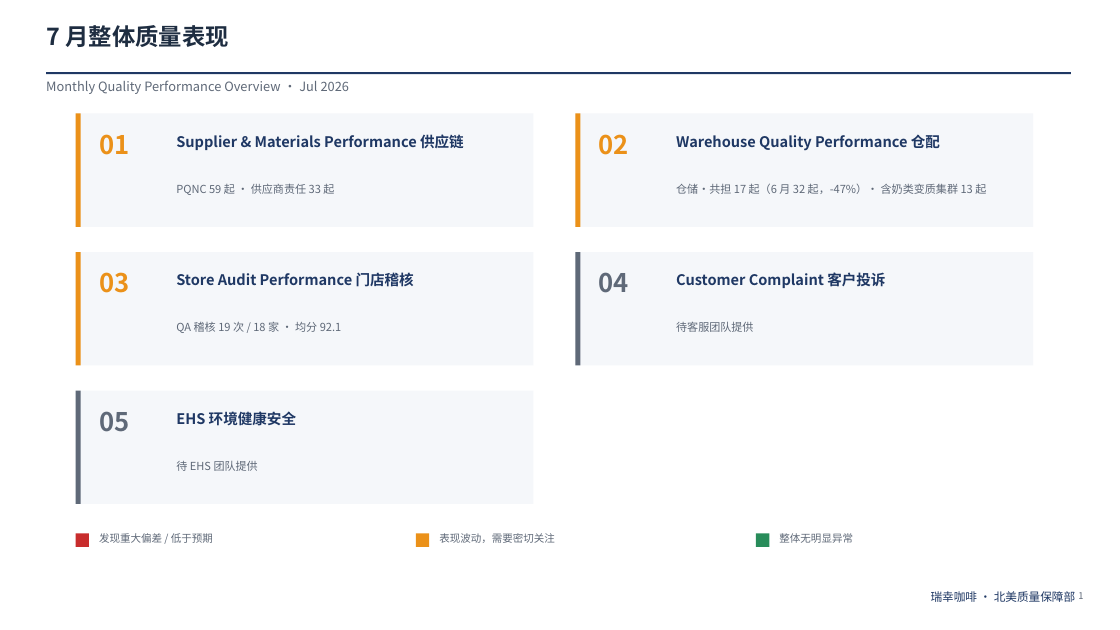
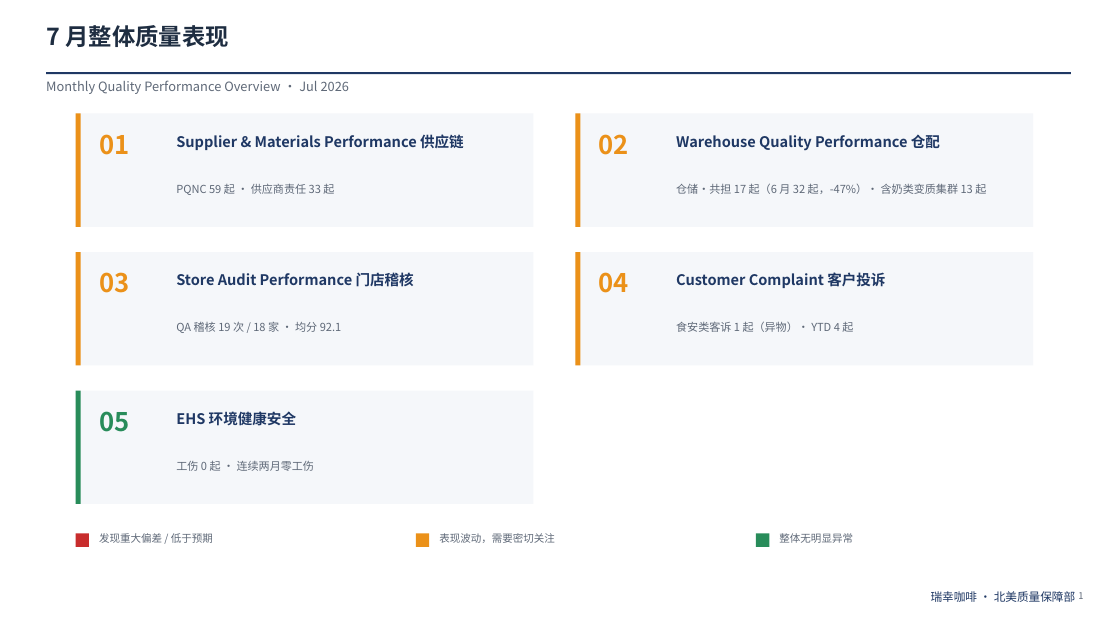
Before and after one commit to xiangyuzeng/luckin-usa-dba-ops, a slide deck: slide 2 of reports/QM Monthly Report- 2026 Jul.pptx. Drawn at 1120x630 pixels with LibreOffice and Linux fonts; fonts in the diff are those of the drawing. Boxes give left, top, right and bottom in pixels: in the first picture for what was removed or moved away, otherwise in the second. Text is boxed around its words. In the diff, an @@ line names an element or a change of style, - is before the commit and + after.

```diff
--- a/reports/QM Monthly Report- 2026 Jul.pptx
+++ b/reports/QM Monthly Report- 2026 Jul.pptx
@@ rectangle at [576,252,581,365]: fill #5F6978 to #EB9119 @@
@@ text "04" at [599,272,629,293]: text colour #5F6978 to #EB9119 @@
@@ text at [676,321,853,332]: text changed @@
-待客服团队提供
+食安类客诉 1 起（异物）· YTD 4 起
@@ rectangle at [76,391,81,504]: fill #5F6978 to #288C5A @@
@@ text "05" at [99,411,129,432]: text colour #5F6978 to #288C5A @@
@@ text at [176,461,314,471]: text changed @@
-待 EHS 团队提供
+工伤 0 起 · 连续两月零工伤
```
Also in this commit, not shown: 6 other slides changed, 3 slides added, 2 slides removed, 10 other files.
